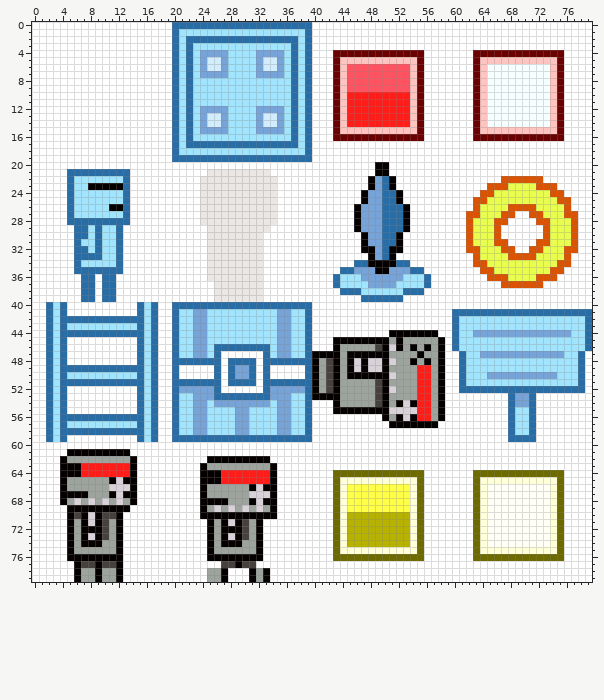
Edited in one commit: sprite sheet (wall.png). The picture above was drawn from the file before the commit.
The file is 80x80 pixels.
The same view after the edit:
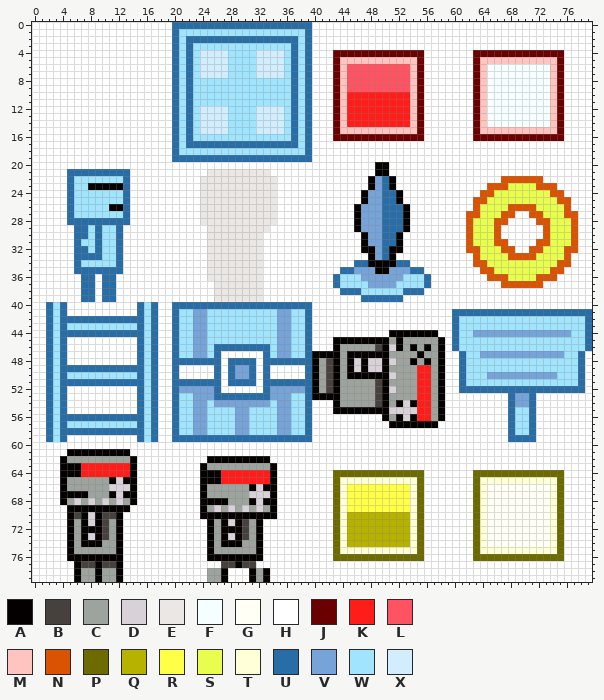
Palette (. is transparent): A #050000  B #47413e  C #9da39d  D #d8d2d8  E #eae7e4  F #f6ffff  G #fffff6  H #ffffff  J #6a0000  K #ff1d1a  L #ff5361  M #ffc3c0  N #da5302  P #6d6a00  Q #b7b100  R #ffff47  S #e8fd4d  T #ffffd8  U #296da6  V #76a3d8  W #a0e4fd  X #d2edfd
Edits made:
@@ x 22..37 @@
  3 UWWWWWWWWWWWWWWU
- 4 UWVVVVWWWWVVVVWU
- 5 UWVXXVWWWWVXXVWU
- 6 UWVXXVWWWWVXXVWU
- 7 UWVVVVWWWWVVVVWU
+ 4 UWXXXXWWWWXXXXWU
+ 5 UWXXXXWWWWXXXXWU
+ 6 UWXXXXWWWWXXXXWU
+ 7 UWXXXXWWWWXXXXWU
  8 UWWWWWWWWWWWWWWU
@@ x 22..37 @@
 11 UWWWWWWWWWWWWWWU
-12 UWVVVVWWWWVVVVWU
-13 UWVXXVWWWWVXXVWU
-14 UWVXXVWWWWVXXVWU
-15 UWVVVVWWWWVVVVWU
+12 UWXXXXWWWWXXXXWU
+13 UWXXXXWWWWXXXXWU
+14 UWXXXXWWWWXXXXWU
+15 UWXXXXWWWWXXXXWU
 16 UWWWWWWWWWWWWWWU
Pixel boxes of the changes (left, top, right, bottom) in both pictures:
changed: (200, 50, 284, 78)
changed: (200, 106, 284, 134)
